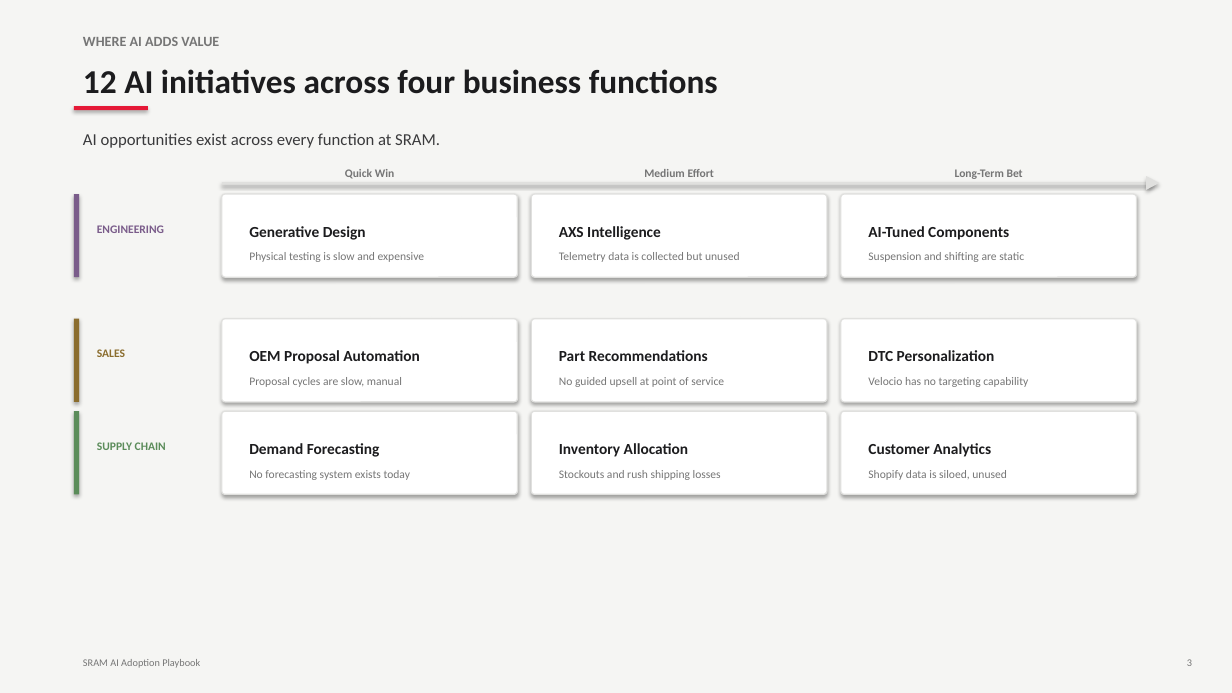
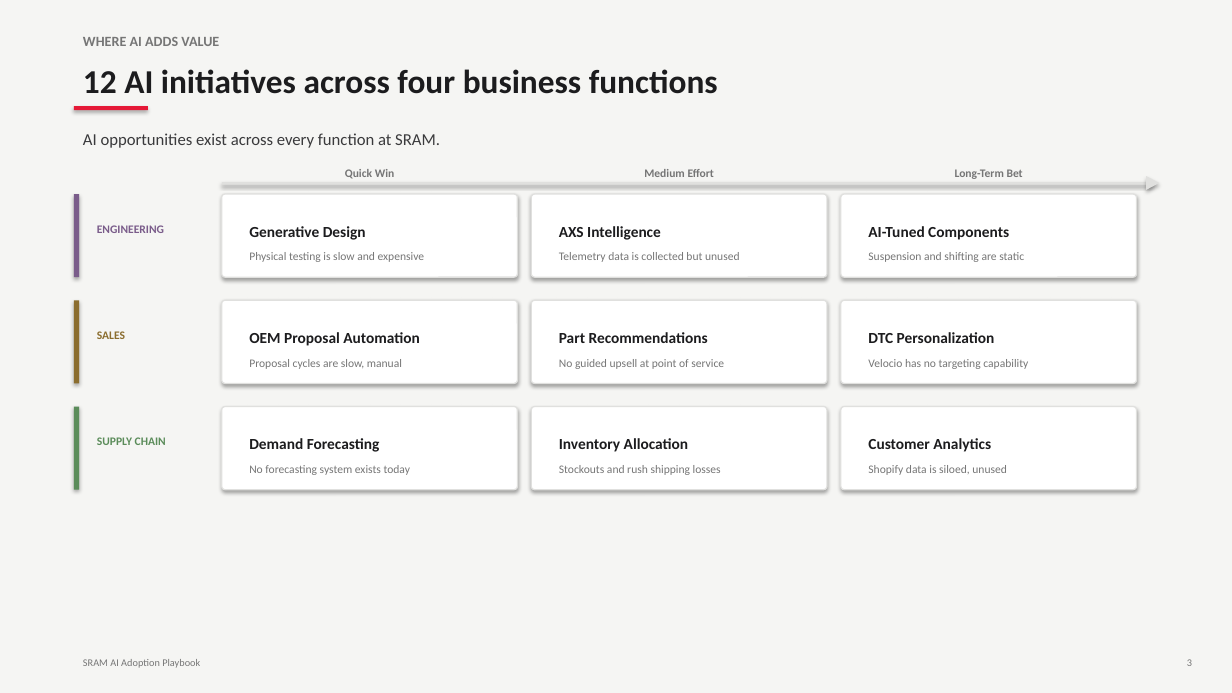
Before and after one commit to donovan-palmer/sram-ai-playbook, a slide deck: slide 6 of deliverables/SRAM_AI_Adoption_Playbook.pptx. Drawn at 1232x693 pixels with LibreOffice and Linux fonts; fonts in the diff are those of the drawing. Boxes give left, top, right and bottom in pixels: in the first picture for what was removed or moved away, otherwise in the second. Text is boxed around its words. In the diff, an @@ line names an element or a change of style, - is before the commit and + after.

Commit message:
Remove emojis from intro slide, fix initiative map row spacing
Replace emoji icons with text-only cards showing brand name and
product category. Fix initiative map rows to use consistent 0.25"
gaps between all four function groups instead of uneven spacing.

```diff
--- a/deliverables/SRAM_AI_Adoption_Playbook.pptx
+++ b/deliverables/SRAM_AI_Adoption_Playbook.pptx
@@ 7 texts, 3 rounded rectangles, 1 rectangle moved together from (x1=74, y1=319, x2=1137, y2=402) to (x1=74, y1=300, x2=1137, y2=384) @@
@@ 7 texts, 3 rounded rectangles, 1 rectangle moved together from (x1=74, y1=411, x2=1137, y2=494) to (x1=74, y1=407, x2=1137, y2=490) @@
```
Also in this commit, not shown: 3 other slides changed, 1 other file.
